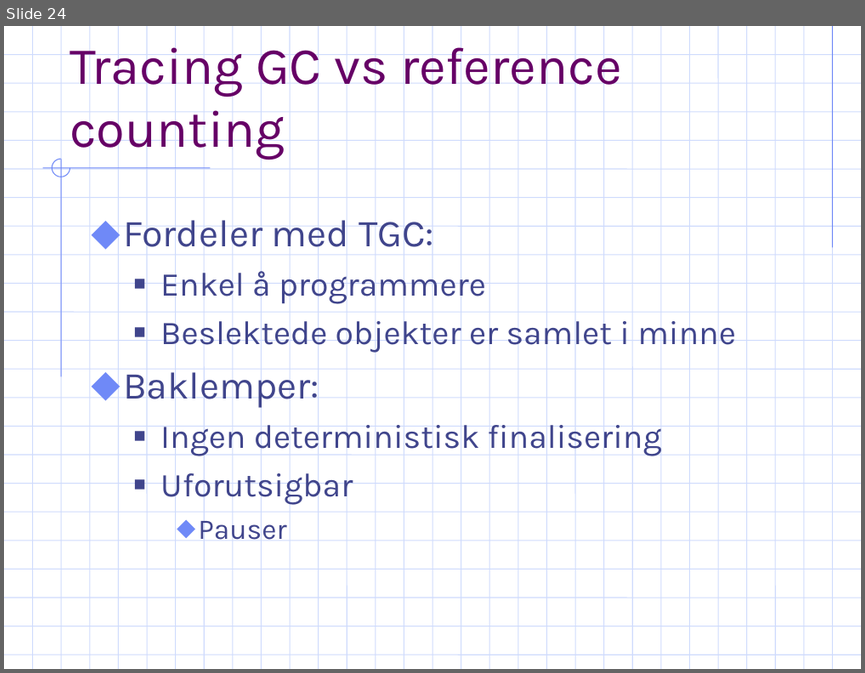
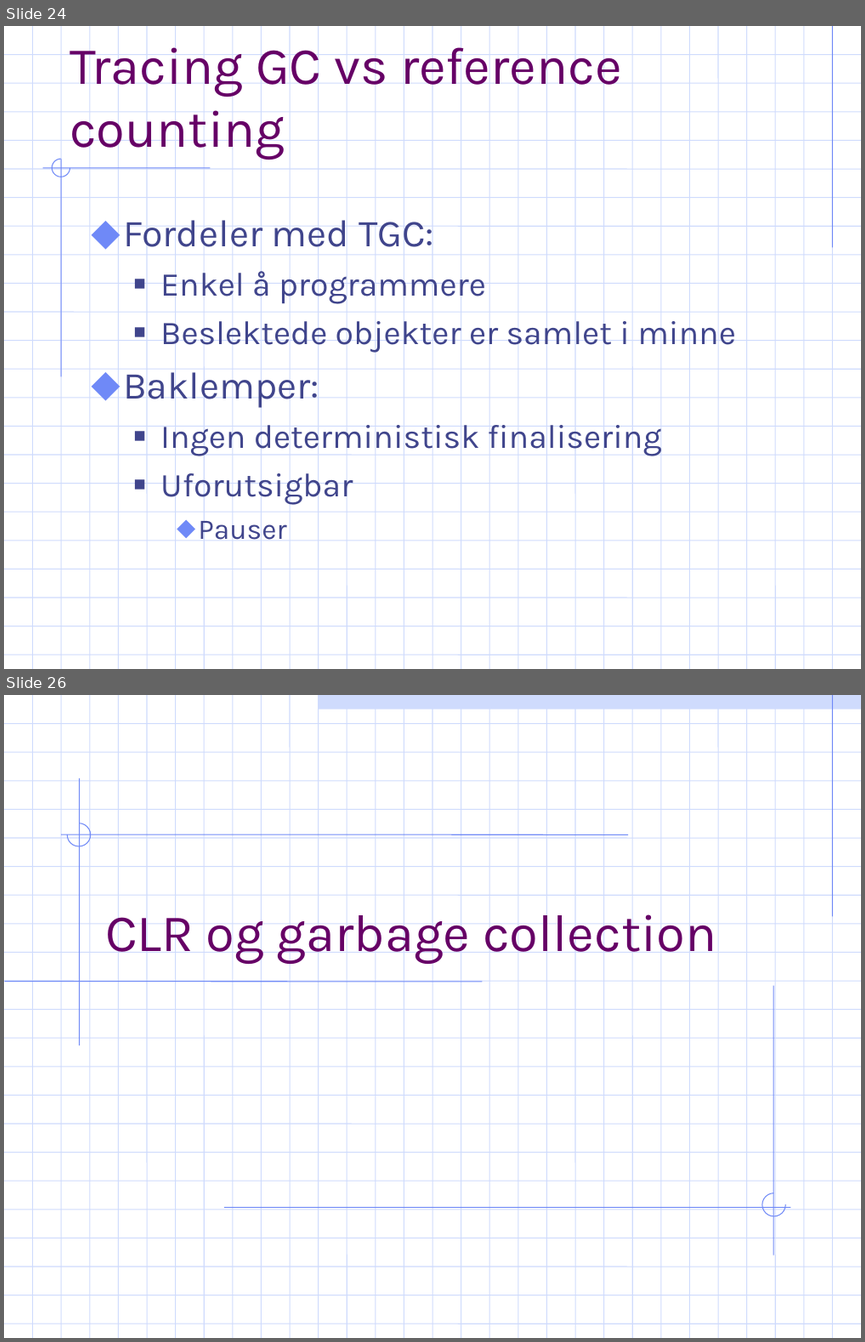
Before and after one commit to ArildF/masters, a slide deck: trunk/thesis/presentation.ppt. Shown one above the other, each under a label of ours: slide 24 before the commit, slides 24 and 26 after it; the slides between them are not shown. The pictures are 865x673 and 865x1342 pixels, drawn with LibreOffice and Linux fonts; fonts in the diff are those of the drawing; background and template pictures are left out. Boxes give left, top, right and bottom in pixels: in the first picture for what was removed or moved away, otherwise in the second. Text is boxed around its words. In the diff, an @@ line names an element or a change of style, - is before the commit and + after.

```diff
--- a/trunk/thesis/presentation.ppt
+++ b/trunk/thesis/presentation.ppt
@@ slide 26 added at <box>4,695,861,1338</box>, background #FFFFFF; not listed: 52 template elements that a slide beside it also shows @@
@@ title added at <box>105,904,717,964</box>, 44 pt, text #660066 @@
+CLR og garbage collection
@@ group added at <box>5,695,861,1254</box>: 5 lines, 2 freeform shapes, 1 rectangle @@
```
Also in this commit, not shown: 1 slide changed, 36 other slides added, 1 slide removed.
